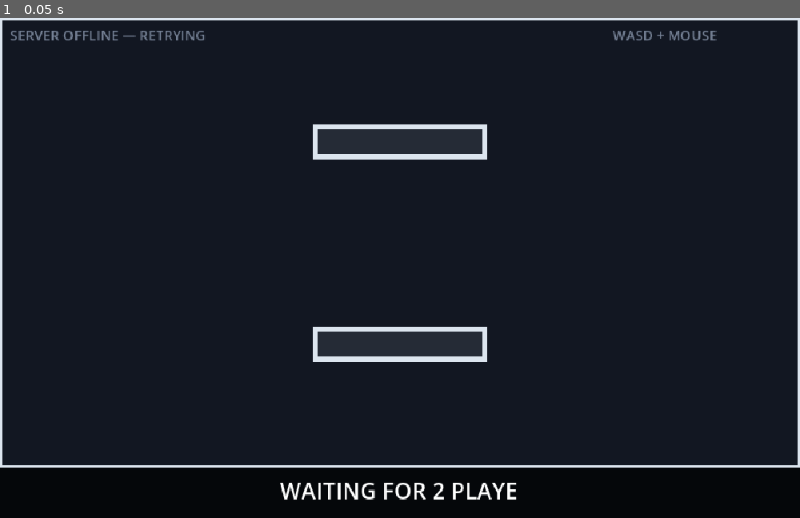
Above: before the commit, frame 1.
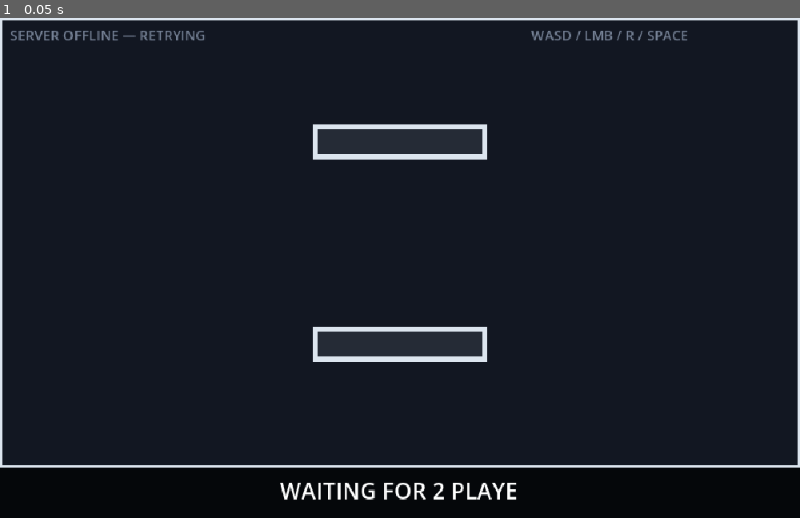
Above: after the commit, the same moment.

Repository: sumidawara/pixel-shooter-pvp
Game: Godot game, scene res://scenes/main.tscn
The game is run twice, just before and just after one commit, with the same random seed, the same clock (stepped at 60 frames per second) and the same inputs.
Inputs:
- Up to frame 1 (0.05 s): no input

The runs differ from the first frame. In frame 1, 0.2% of the frame differs, in the area x 66-90%, y 2-5%.

Commit message:
feat: improve PvP controls and network smoothing

Diff:
--- a/front/project.godot
+++ b/front/project.godot
@@ -45,6 +45,16 @@
 "events": [Object(InputEventKey,"resource_local_to_scene":false,"resource_name":"","device":16,"window_id":0,"alt_press …(190 unchanged characters)…
 ]
 }
+reload={
+"deadzone": 0.5,
+"events": [Object(InputEventKey,"resource_local_to_scene":false,"resource_name":"","device":16,"window_id":0,"alt_pressed":false,"shift_pressed":false,"ctrl_pressed":false,"meta_pressed":false,"pressed":false,"keycode":0,"physical_keycode":82,"key_label":0,"unicode":0,"location":0,"echo":false,"script":null)
+]
+}
+dash={
+"deadzone": 0.5,
+"events": [Object(InputEventKey,"resource_local_to_scene":false,"resource_name":"","device":16,"window_id":0,"alt_pressed":false,"shift_pressed":false,"ctrl_pressed":false,"meta_pressed":false,"pressed":false,"keycode":0,"physical_keycode":32,"key_label":0,"unicode":0,"location":0,"echo":false,"script":null)
+]
+}
 
 [physics]
 
--- a/front/scripts/main.gd
+++ b/front/scripts/main.gd
@@ -1,12 +1,19 @@
 extends Node2D
 
-const SERVER_URL := "ws://127.0.0.1:9001"
+const DEFAULT_SERVER_URL := "ws://127.0.0.1:9001"
 const ARENA_SIZE := Vector2(640.0, 360.0)
 const PLAYER_RADIUS := 12.0
+const MOVE_SPEED := 150.0
+const DASH_SPEED := 520.0
+const DASH_DURATION := 0.13
+const DASH_COOLDOWN := 1.1
+const INTERPOLATION_SPEED := 14.0
+const CORRECTION_DECAY := 18.0
 const CYAN := Color("#27e5ff")
 const MAGENTA := Color("#ff38c7")
 const DARK := Color("#080a0f")
 const PANEL := Color("#121722")
+const OBSTACLES := [Rect2(250, 85, 140, 28), Rect2(250, 247, 140, 28)]
 
 var socket := WebSocketPeer.new()
 var player_id := 0
@@ -19,15 +26,36 @@
 var status := "CONNECTING..."
 var reconnect_left := 0.0
 var has_joined := false
+var server_url := DEFAULT_SERVER_URL
+
+# 自分の入力をサーバーの返答より先に画面へ反映するための状態。
+var predicted_position := Vector2.ZERO
+var predicted_dash_time := 0.0
+var predicted_dash_cooldown := 0.0
+var predicted_dash_direction := Vector2.ZERO
+var prediction_ready := false
+var pending_inputs: Array = []
+var prediction_visual_offset := Vector2.ZERO
+
+# 他プレイヤーを最新スナップショットへ滑らかに近づけるための描画位置。
+var remote_render_positions: Dictionary = {}
+var remote_target_positions: Dictionary = {}
+
+# 弾は20Hzの受信位置をそのまま描かず、速度を使って描画フレームごとに外挿する。
+var bullet_render_positions: Dictionary = {}
+var bullet_velocities: Dictionary = {}
 
 
 func _ready() -> void:
 	get_window().title = "Pixel Shooter PvP"
+	var environment_url := OS.get_environment("PIXEL_SHOOTER_SERVER_URL")
+	if not environment_url.is_empty():
+		server_url = environment_url
 	_connect_to_server()
 
 
 func _connect_to_server() -> void:
-	var error := socket.connect_to_url(SERVER_URL)
+	var error := socket.connect_to_url(server_url)
 	status = "CONNECTING..." if error == OK else "SERVER OFFLINE"
 	queue_redraw()
 
@@ -42,29 +70,58 @@
 			_send({"type": "join", "name": "Player"})
 		while socket.get_available_packet_count() > 0:
 			_receive(socket.get_packet().get_string_from_utf8())
-		_send_input()
 	elif state == WebSocketPeer.STATE_CLOSED:
 		status = "SERVER OFFLINE — RETRYING"
 		has_joined = false
 		player_id = 0
+		prediction_ready = false
+		pending_inputs.clear()
 		reconnect_left -= delta
 		if reconnect_left <= 0.0:
 			reconnect_left = 2.0
 			socket = WebSocketPeer.new()
 			_connect_to_server()
+
+	# 他プレイヤーは約100ms前の状態から最新の受信位置へ滑らかに追従させる。
+	var interpolation_weight := 1.0 - exp(-INTERPOLATION_SPEED * delta)
+	for id in remote_target_positions:
+		var current: Vector2 = remote_render_positions.get(id, remote_target_positions[id])
+		remote_render_positions[id] = current.lerp(remote_target_positions[id], interpolation_weight)
+
+	# 次のスナップショットが来るまで、サーバーと同じ速度で弾を進める。
+	for id in bullet_render_positions:
+		bullet_render_positions[id] += bullet_velocities.get(id, Vector2.ZERO) * delta
+
+	# サーバー補正による見た目の瞬間移動だけを短時間で消す。
+	prediction_visual_offset = prediction_visual_offset.lerp(
+		Vector2.ZERO,
+		1.0 - exp(-CORRECTION_DECAY * delta)
+	)
 	queue_redraw()
 
 
-func _send_input() -> void:
-	if player_id == 0:
-		return
+func _physics_process(delta: float) -> void:
+	if player_id == 0 or socket.get_ready_state() != WebSocketPeer.STATE_OPEN:
+		return
+
 	sequence += 1
 	var movement := Input.get_vector("move_left", "move_right", "move_up", "move_down")
-	var me := _find_player(player_id)
-	var origin := Vector2(ARENA_SIZE.x * 0.5, ARENA_SIZE.y * 0.5)
-	if not me.is_empty():
-		origin = _to_vector(me.get("position", {}))
+	var origin := predicted_position if prediction_ready else ARENA_SIZE * 0.5
 	var aim := (get_local_mouse_position() - origin).normalized()
+	if aim == Vector2.ZERO:
+		aim = Vector2.RIGHT
+	var reload_pressed := Input.is_action_just_pressed("reload")
+	var dash_pressed := Input.is_action_just_pressed("dash")
+
+	var input_record := {
+		"sequence": sequence,
+		"delta": delta,
+		"movement": movement,
+		"dash_pressed": dash_pressed,
+	}
+	pending_inputs.append(input_record)
+	_simulate_predicted_input(input_record)
+
 	_send({
 		"type": "input",
 		"sequence": sequence,
@@ -73,6 +130,8 @@
 		"aim_x": aim.x,
 		"aim_y": aim.y,
 		"shooting": Input.is_mouse_button_pressed(MOUSE_BUTTON_LEFT),
+		"reload_pressed": reload_pressed,
+		"dash_pressed": dash_pressed,
 	})
 
 
@@ -96,19 +155,133 @@
 			phase = message.get("phase", "waiting")
 			time_left = float(message.get("time_left", 0.0))
 			winner_id = message.get("winner_id")
+			_update_positions_from_snapshot()
+			_update_bullets_from_snapshot()
+
+
+func _update_positions_from_snapshot() -> void:
+	for player in players:
+		var id := int(player.get("id", 0))
+		var server_position := _to_vector(player.get("position", {}))
+		if id == player_id:
+			_reconcile_local_player(player, server_position)
+		else:
+			remote_target_positions[id] = server_position
+			if not remote_render_positions.has(id):
+				remote_render_positions[id] = server_position
+
+
+func _update_bullets_from_snapshot() -> void:
+	var active_ids: Dictionary = {}
+	for bullet in bullets:
+		var id := int(bullet.get("id", 0))
+		var server_position := _to_vector(bullet.get("position", {}))
+		var velocity := _to_vector(bullet.get("velocity", {}))
+		active_ids[id] = true
+		bullet_velocities[id] = velocity
+		if bullet_render_positions.has(id):
+			var current: Vector2 = bullet_render_positions[id]
+			var error := current.distance_to(server_position)
+			# 小さな誤差は半分だけ補正し、大きくずれた場合だけ確定位置へ戻す。
+			bullet_render_positions[id] = (
+				server_position if error > 32.0 else current.lerp(server_position, 0.5)
+			)
+		else:
+			bullet_render_positions[id] = server_position
+
+	# 最新スナップショットに存在しない弾は、命中・壁衝突・寿命切れで削除済み。
+	for id in bullet_render_positions.keys():
+		if not active_ids.has(id):
+			bullet_render_positions.erase(id)
+			bullet_velocities.erase(id)
+
+
+# サーバーの確定位置へ戻し、まだサーバーが処理していない入力だけを再適用する。
+func _reconcile_local_player(player: Dictionary, server_position: Vector2) -> void:
+	var old_visual_position := predicted_position + prediction_visual_offset
+	var acknowledged_sequence := int(player.get("last_input_sequence", 0))
+	var remaining_inputs: Array = []
+	for input_record in pending_inputs:
+		if int(input_record.get("sequence", 0)) > acknowledged_sequence:
+			remaining_inputs.append(input_record)
+	pending_inputs = remaining_inputs
+
+	predicted_position = server_position
+	predicted_dash_time = float(player.get("dash_time_left", 0.0))
+	predicted_dash_cooldown = float(player.get("dash_cooldown_left", 0.0))
+	prediction_ready = true
+	for input_record in pending_inputs:
+		_simulate_predicted_input(input_record)
+
+	# 計算上は即座に補正しつつ、表示だけは以前の位置から滑らかに移動させる。
+	prediction_visual_offset = old_visual_position - predicted_position
+
+
+func _simulate_predicted_input(input_record: Dictionary) -> void:
+	if not prediction_ready:
+		return
+	var delta := float(input_record.get("delta", 0.0))
+	var movement: Vector2 = input_record.get("movement", Vector2.ZERO)
+	predicted_dash_cooldown = maxf(predicted_dash_cooldown - delta, 0.0)
+	if (
+		bool(input_record.get("dash_pressed", false))
+		and predicted_dash_cooldown <= 0.0
+		and movement.length_squared() > 0.001
+	):
+		predicted_dash_direction = movement.normalized()
+		predicted_dash_time = DASH_DURATION
+		predicted_dash_cooldown = DASH_COOLDOWN
+
+	var direction := movement
+	var speed := MOVE_SPEED
+	if predicted_dash_time > 0.0:
+		predicted_dash_time = maxf(predicted_dash_time - delta, 0.0)
+		direction = predicted_dash_direction
+		speed = DASH_SPEED
+	_move_predicted_with_collision(direction * speed * delta)
+
+
+func _move_predicted_with_collision(delta: Vector2) -> void:
+	var next := predicted_position
+	next.x += delta.x
+	if _valid_player_position(next):
+		predicted_position.x = next.x
+	next = predicted_position
+	next.y += delta.y
+	if _valid_player_position(next):
+		predicted_position.y = next.y
+
+
+func _valid_player_position(position: Vector2) -> bool:
+	if (
+		position.x < PLAYER_RADIUS
+		or position.x > ARENA_SIZE.x - PLAYER_RADIUS
+		or position.y < PLAYER_RADIUS
+		or position.y > ARENA_SIZE.y - PLAYER_RADIUS
+	):
+		return false
+	for obstacle in OBSTACLES:
+		if obstacle.grow(PLAYER_RADIUS).has_point(position):
+			return false
+	return true
 
 
 func _draw() -> void:
 	draw_rect(Rect2(Vector2.ZERO, Vector2(640, 400)), DARK)
 	draw_rect(Rect2(Vector2.ZERO, ARENA_SIZE), PANEL)
 	draw_rect(Rect2(Vector2(1, 1), ARENA_SIZE - Vector2(2, 2)), Color("#dce5ef"), false, 2.0)
-	for obstacle in [Rect2(250, 85, 140, 28), Rect2(250, 247, 140, 28)]:
+	for obstacle in OBSTACLES:
 		draw_rect(obstacle, Color("#dce5ef"))
 		draw_rect(obstacle.grow(-4), Color("#252b36"))
 
 	for bullet in bullets:
 		var bullet_color := _player_color(int(bullet.get("owner_id", 0)))
-		draw_circle(_to_vector(bullet.get("position", {})), 4.0, bullet_color)
+		var bullet_id := int(bullet.get("id", 0))
+		var position: Vector2 = bullet_render_positions.get(
+			bullet_id,
+			_to_vector(bullet.get("position", {}))
+		)
+		draw_circle(position, 4.0, bullet_color)
 
 	for player in players:
 		_draw_player(player)
@@ -118,14 +291,21 @@
 
 func _draw_player(player: Dictionary) -> void:
 	var id := int(player.get("id", 0))
-	var position := _to_vector(player.get("position", {}))
+	var position := _render_position(player)
 	var color := _player_color(id)
 	var alive := bool(player.get("alive", false))
 	if not alive:
 		var respawn := float(player.get("respawn_left", 0.0))
 		draw_string(ThemeDB.fallback_font, position + Vector2(-28, 4), "RESPAWN %.1f" % respawn, HORIZONTAL_ALIGNMENT_LEFT, -1, 10, color)
 		return
+
 	var aim := _to_vector(player.get("aim", {}))
+	var invulnerable := float(player.get("invulnerable_left", 0.0)) > 0.0
+	var visible_now := not invulnerable or Time.get_ticks_msec() % 120 < 65
+	if not visible_now:
+		return
+	if bool(player.get("dashing", false)):
+		draw_line(position - aim * 8.0, position - aim * 25.0, Color(color, 0.35), 8.0)
 	draw_circle(position, PLAYER_RADIUS + 2.0, Color("#050609"))
 	draw_circle(position, PLAYER_RADIUS, Color("#e6edf5"))
 	draw_arc(position, PLAYER_RADIUS - 3.0, 0, TAU, 24, color, 3.0)
@@ -134,20 +314,36 @@
 	draw_string(ThemeDB.fallback_font, position + Vector2(-24, -19), name_text, HORIZONTAL_ALIGNMENT_CENTER, 48, 10, color)
 
 
+func _render_position(player: Dictionary) -> Vector2:
+	var id := int(player.get("id", 0))
+	if id == player_id and prediction_ready:
+		return predicted_position + prediction_visual_offset
+	return remote_render_positions.get(id, _to_vector(player.get("position", {})))
+
+
 func _draw_hud() -> void:
 	draw_rect(Rect2(0, 360, 640, 40), Color("#05070a"))
 	var sorted := players.duplicate()
 	sorted.sort_custom(func(a, b): return int(a.get("id", 0)) < int(b.get("id", 0)))
 	for i in range(sorted.size()):
 		var player: Dictionary = sorted[i]
-		var x := 14.0 if i == 0 else 430.0
+		var x := 12.0 if i == 0 else 442.0
 		var color := _player_color(int(player.get("id", 0)))
 		var hp := int(player.get("hp", 0))
 		var score := int(player.get("score", 0))
-		draw_string(ThemeDB.fallback_font, Vector2(x, 377), "%s  K:%d" % [str(player.get("name", "P")), score], HORIZONTAL_ALIGNMENT_LEFT, 180, 14, color)
+		var ammo := int(player.get("ammo", 0))
+		var max_ammo := int(player.get("max_ammo", 6))
+		var reloading := bool(player.get("reloading", false))
+		var label := "%s K:%d  %d/%d" % [str(player.get("name", "P")), score, ammo, max_ammo]
+		if reloading:
+			label = "%s  R:%.1f" % [label, float(player.get("reload_left", 0.0))]
+		draw_string(ThemeDB.fallback_font, Vector2(x, 374), label, HORIZONTAL_ALIGNMENT_LEFT, 190, 11, color)
 		for heart in range(5):
 			var heart_color := color if heart < hp else Color("#303642")
-			draw_rect(Rect2(x + heart * 22.0, 383, 17, 7), heart_color)
+			draw_rect(Rect2(x + heart * 19.0, 380, 14, 6), heart_color)
+		var dash_ratio: float = 1.0 - clampf(float(player.get("dash_cooldown_left", 0.0)) / DASH_COOLDOWN, 0.0, 1.0)
+		draw_rect(Rect2(x, 390, 95, 3), Color("#303642"))
+		draw_rect(Rect2(x, 390, 95 * dash_ratio, 3), color)
 
 	var center_text := "%02d" % int(ceil(time_left))
 	if phase == "waiting":
@@ -158,14 +354,7 @@
 			center_text = "PLAYER %d WINS" % int(winner_id)
 	draw_string(ThemeDB.fallback_font, Vector2(220, 385), center_text, HORIZONTAL_ALIGNMENT_CENTER, 200, 18, Color.WHITE)
 	draw_string(ThemeDB.fallback_font, Vector2(8, 18), status, HORIZONTAL_ALIGNMENT_LEFT, -1, 11, Color("#758195"))
-	draw_string(ThemeDB.fallback_font, Vector2(490, 18), "WASD + MOUSE", HORIZONTAL_ALIGNMENT_LEFT, -1, 11, Color("#758195"))
-
-
-func _find_player(id: int) -> Dictionary:
-	for player in players:
-		if int(player.get("id", 0)) == id:
-			return player
-	return {}
+	draw_string(ThemeDB.fallback_font, Vector2(425, 18), "WASD / LMB / R / SPACE", HORIZONTAL_ALIGNMENT_LEFT, -1, 11, Color("#758195"))
 
 
 func _player_color(id: int) -> Color:
Not shown, changed: README.md
Not shown, changed: back/Cargo.toml
Not shown, changed: back/src/main.rs
Not shown, changed: docs/game-rules.md
Not shown, changed: docs/protocol.md
Not shown, changed: protocol/src/lib.rs
Not shown, added: scripts/network_test.mjs
